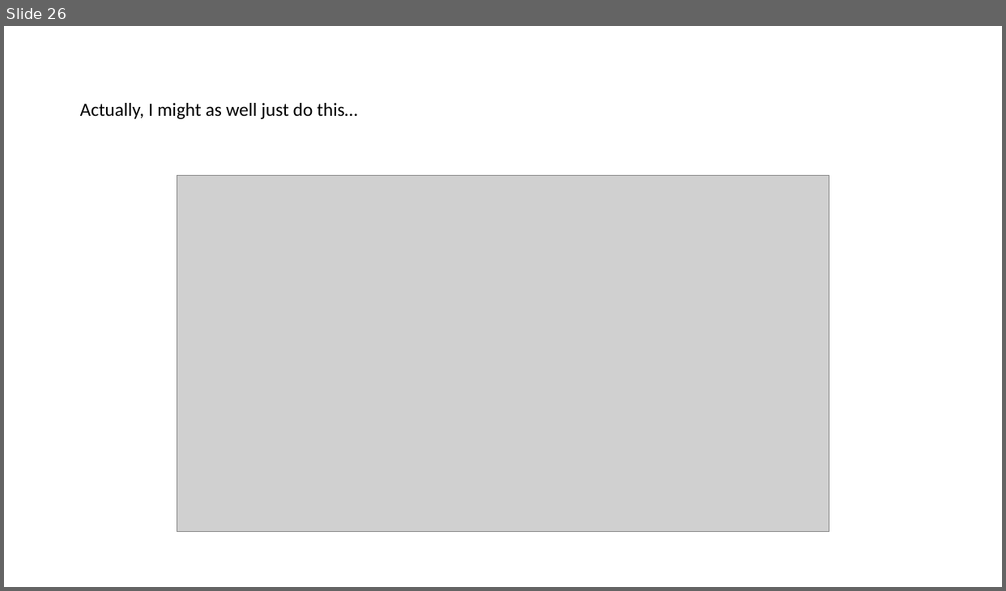
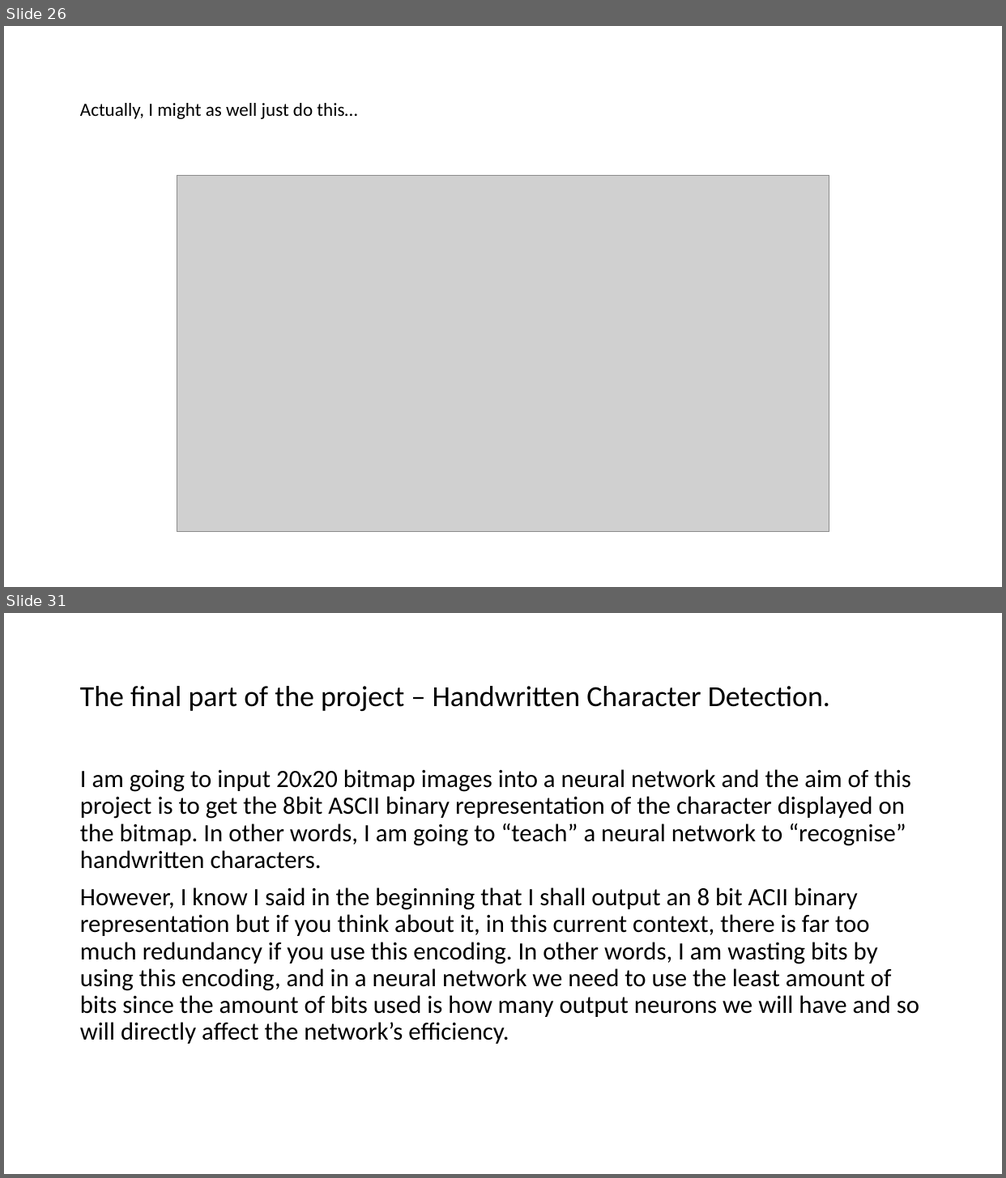
Before and after one commit to PixelZerg/NeuroOCR, a slide deck: NeuroOCR-DevelopmentDocumentation.pptx. Shown one above the other, each under a label of ours: slide 26 before the commit, slides 26 and 31 after it; the slides between them are not shown. The pictures are 1006x591 and 1006x1178 pixels, drawn with LibreOffice and Linux fonts; fonts in the diff are those of the drawing; grey boxes stand for pictures. Boxes give left, top, right and bottom in pixels: in the first picture for what was removed or moved away, otherwise in the second. Text is boxed around its words. In the diff, an @@ line names an element or a change of style, - is before the commit and + after.

```diff
--- a/NeuroOCR-DevelopmentDocumentation.pptx
+++ b/NeuroOCR-DevelopmentDocumentation.pptx
@@ slide 31 added at (4, 613, 1002, 1174), background #FFFFFF @@
@@ title added at (80, 686, 830, 711), 28 pt, text #000000 @@
+The final part of the project – Handwritten Character Detection.
@@ text added at (80, 769, 919, 1044), 24 pt, text #000000 @@
+I am going to input 20x20 bitmap images into a neural network and the aim of this project is to get the 8bit ASCII binary representation of the character displayed on the bitmap. In other words, I am going to “teach” a neural network to “recognise” handwritten characters.
+However, I know I said in the beginning that I shall output an 8 bit ACII binary representation but if you think about it, in this current context, there is far too much redundancy if you use this encoding. In other words, I am wasting bits by using this encoding, and in a neural network we need to use the least amount of bits since the amount of bits used is how many output neurons we will have and so will directly affect the network’s efficiency.
```
Also in this commit, not shown: 1 slide changed, 8 other slides added, 10 other files.
